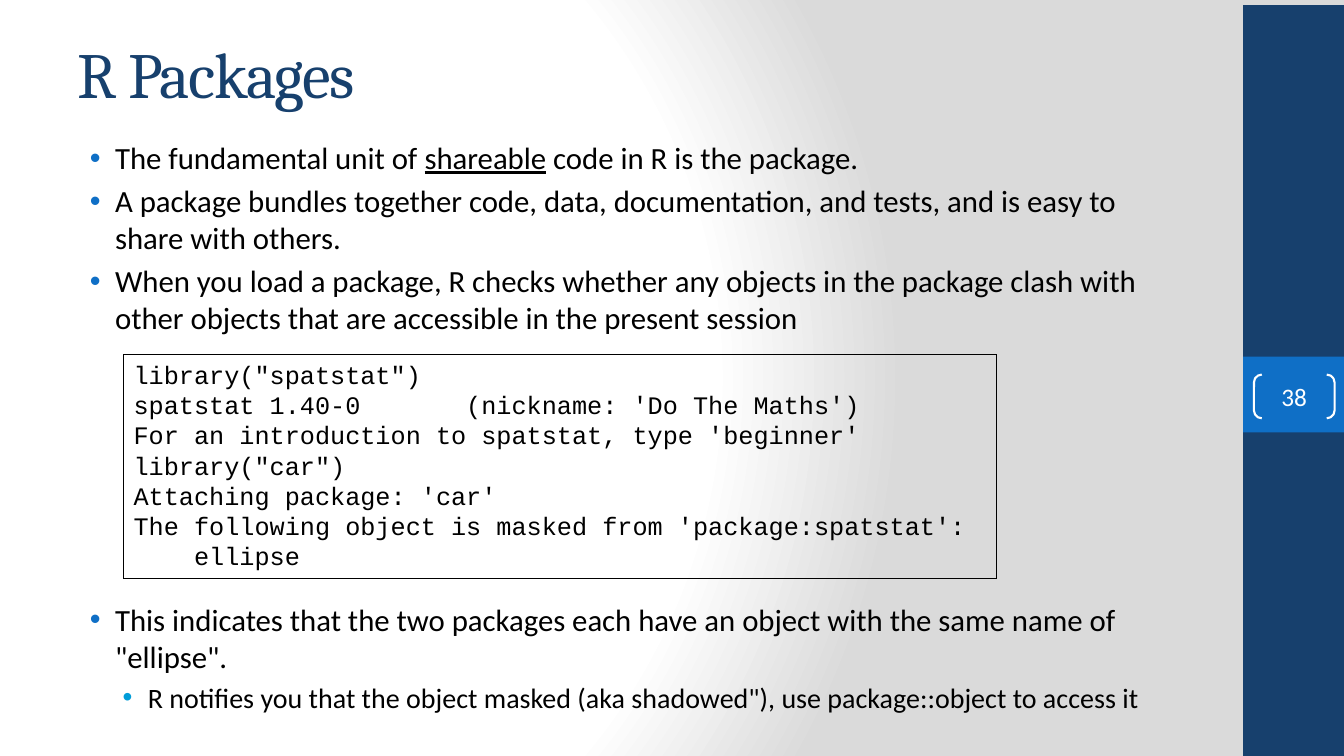
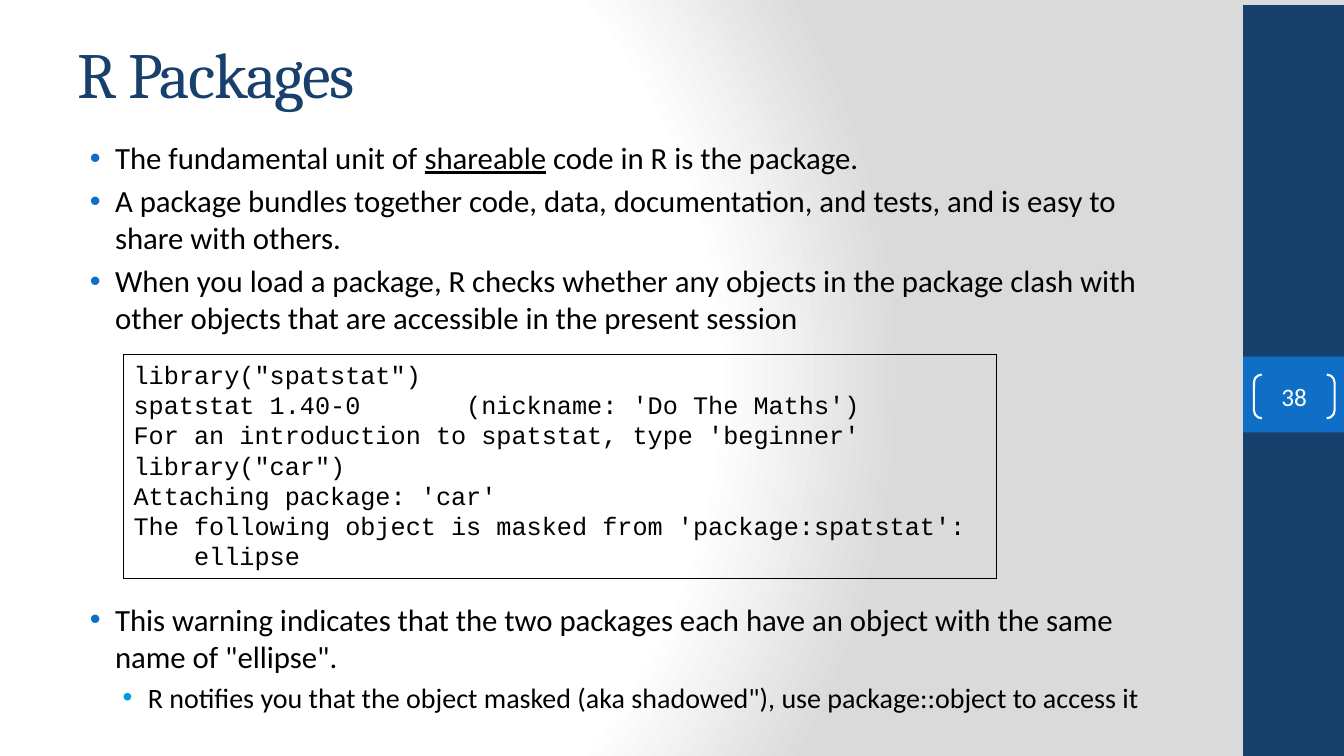
Before and after one commit to FSCJ-COP2073C/cop2073c-FullContent, a slide deck: slide 38 of slides/COP2073C-Module6.pptx. Drawn at 1344x756 pixels with LibreOffice and Linux fonts; fonts in the diff are those of the drawing; background and template pictures are left out. Boxes give left, top, right and bottom in pixels: in the first picture for what was removed or moved away, otherwise in the second. Text is boxed around its words. In the diff, an @@ line names an element or a change of style, - is before the commit and + after.

```diff
--- a/slides/COP2073C-Module6.pptx
+++ b/slides/COP2073C-Module6.pptx
@@ text at box(115, 609, 1113, 673): text changed @@
-• This indicates that the two packages each have an object with the same name of "ellipse".
+• This warning indicates that the two packages each have an object with the same name of "ellipse".
```
Also in this commit, not shown: 7 other slides changed, 8 other files.
